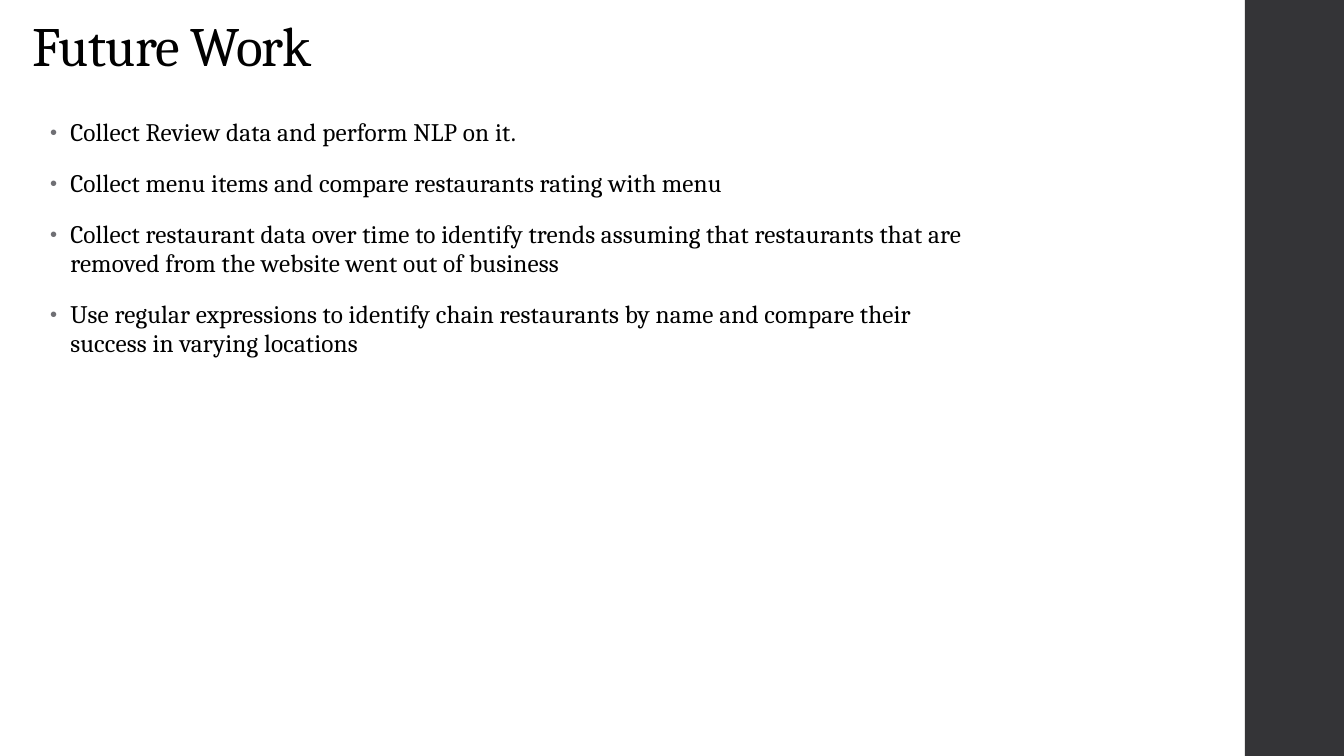
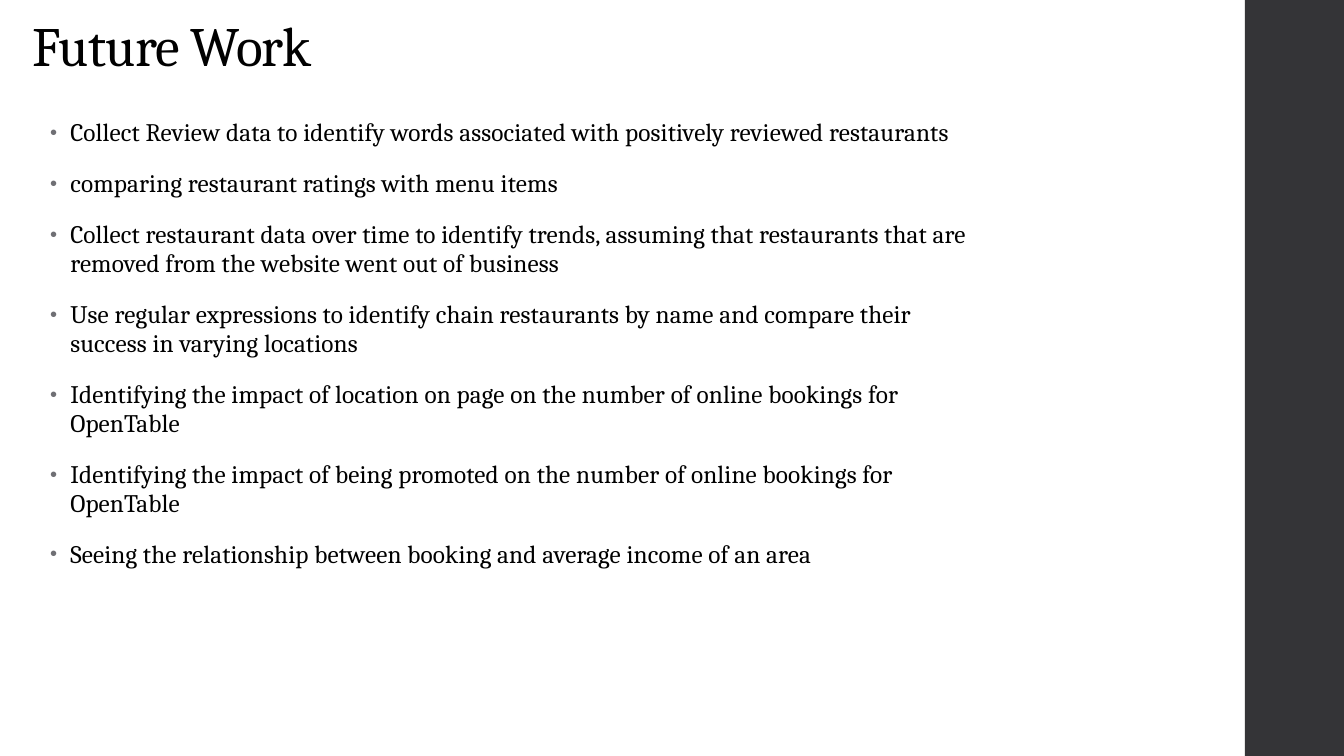
Before and after one commit to MichaelEmmert/OpenTable, a slide deck: slide 16 of opentable.pptm. Drawn at 1344x756 pixels with LibreOffice and Linux fonts; fonts in the diff are those of the drawing. Boxes give left, top, right and bottom in pixels: in the first picture for what was removed or moved away, otherwise in the second. Text is boxed around its words. In the diff, an @@ line names an element or a change of style, - is before the commit and + after.

Commit message:
Updating powerpoint

```diff
--- a/opentable.pptm
+++ b/opentable.pptm
@@ text at (x1=70, y1=123, x2=966, y2=273): text changed @@
-• Collect Review data and perform NLP on it.
-• Collect menu items and compare restaurants rating with menu
-• Collect restaurant data over time to identify trends assuming that restaurants that are removed from the website went out of business
+• Collect Review data to identify words associated with positively reviewed restaurants
+• comparing restaurant ratings with menu items
+• Collect restaurant data over time to identify trends, assuming that restaurants that are removed from the website went out of business
@@ text at (x1=70, y1=385, x2=898, y2=569): paragraphs added @@
+• Identifying the impact of location on page on the number of online bookings for OpenTable
+• Identifying the impact of being promoted on the number of online bookings for OpenTable
+• Seeing the relationship between booking and average income of an area
```
Also in this commit, not shown: 3 other slides changed, 2 slides added, 2 slides removed, 3 other files.
